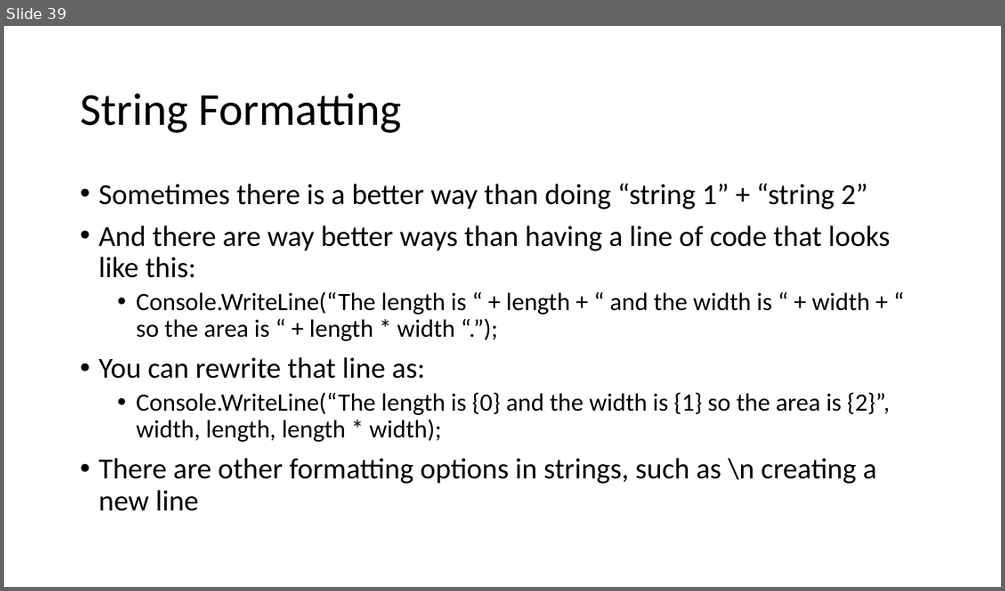
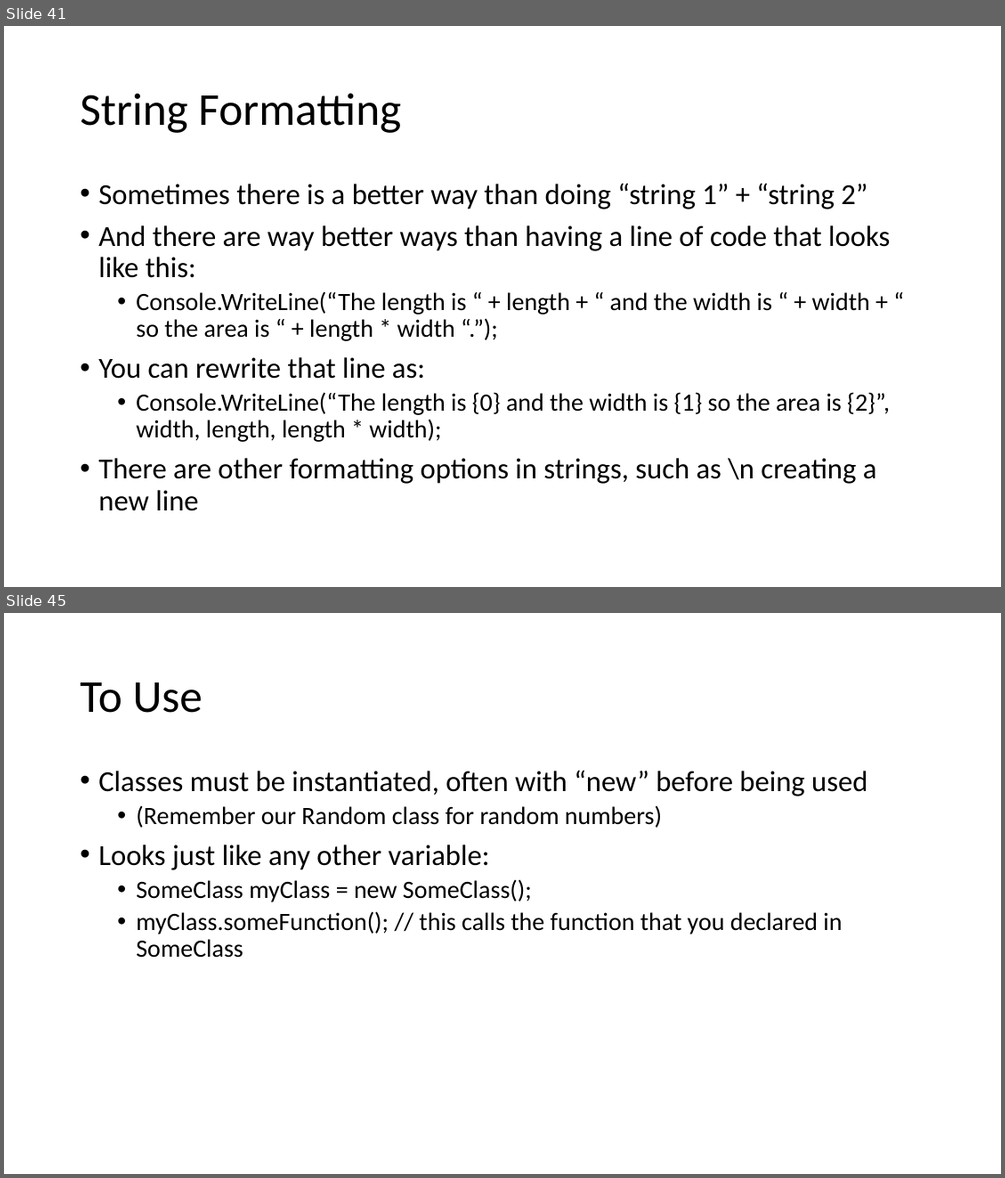
Before and after one commit to uugengiven/academypgh, a slide deck: Code/Slides/Academy PGH 1.1.pptx. Shown one above the other, each under a label of ours: slide 39 before the commit, slides 41 and 45 after it; the slides between them are not shown. The pictures are 1005x591 and 1005x1178 pixels, drawn with LibreOffice and Linux fonts; fonts in the diff are those of the drawing. Boxes give left, top, right and bottom in pixels: in the first picture for what was removed or moved away, otherwise in the second. Text is boxed around its words. In the diff, an @@ line names an element or a change of style, - is before the commit and + after.

```diff
--- a/Code/Slides/Academy PGH 1.1.pptx
+++ b/Code/Slides/Academy PGH 1.1.pptx
@@ slide 45 added at <box>4,613,1001,1174</box>, background #FFFFFF @@
@@ title added at <box>80,682,202,713</box>, 44 pt, text #000000 @@
+To Use
@@ text added at <box>98,770,867,957</box>, 24 pt, text #000000 @@
+• Classes must be instantiated, often with “new” before being used
+  • (Remember our Random class for random numbers)
+• Looks just like any other variable:
+  • SomeClass myClass = new SomeClass();
+  • myClass.someFunction(); // this calls the function that you declared in SomeClass
@@ what was slide 39 is now slide 41 @@
```
Also in this commit, not shown: 3 slides changed, 6 other slides added.
